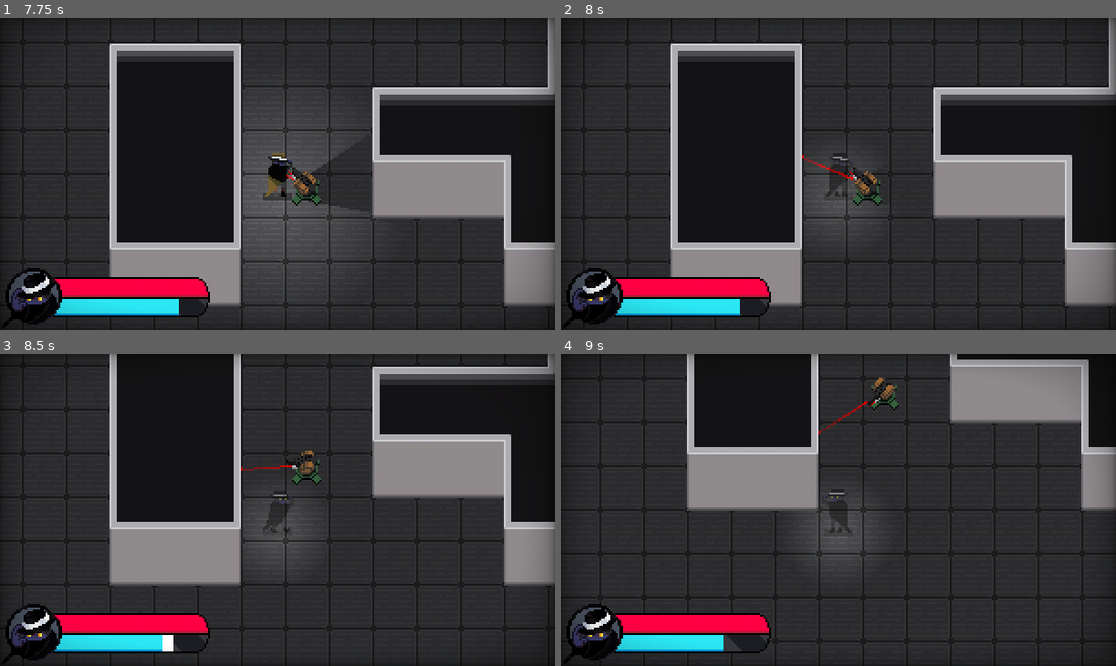
Above: before the commit, frames 1-4 (two rows, left to right).
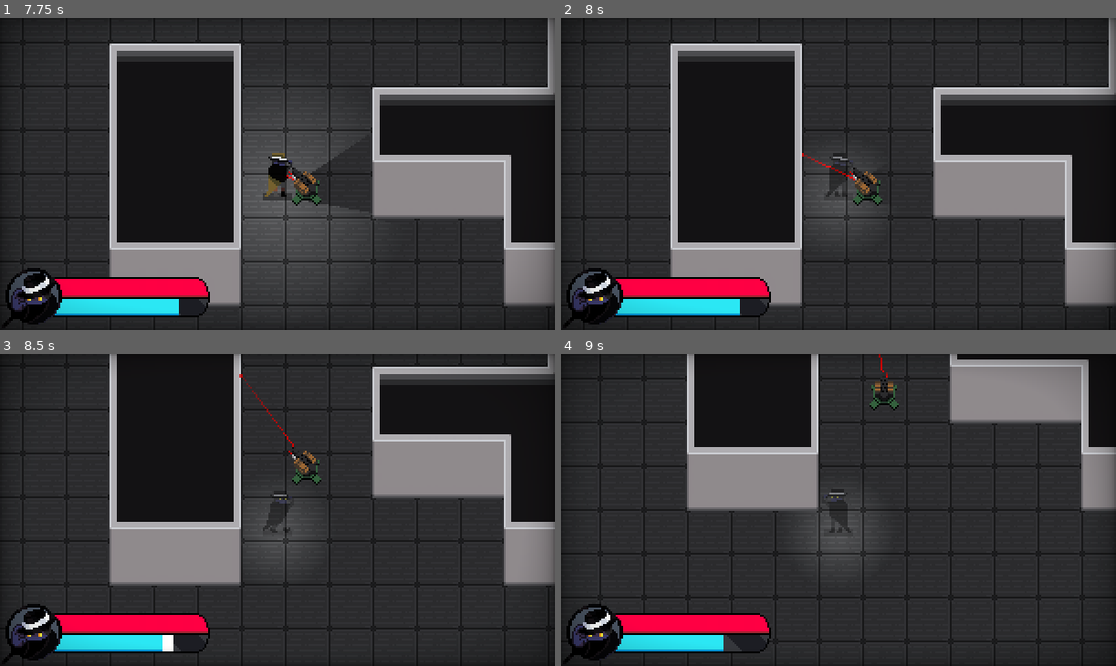
Above: after the commit, the same moments.

Repository: Cabidge/SGD1
Game: Godot game, scene res://assets/Main.tscn
Same seed, same stepped clock (60 frames per second), same inputs: the game is played once before the commit and once after it. The engine's default icon, where the game draws it, is replaced by a stand-in: a white triangle on a blue panel in a dark square.
Inputs (mouse positions are in pixels of both pictures, inside the frame that each line leads up to):
- Up to frame 1 (7.75 s): tap Enter at 0.5 s; move the mouse to (249, 236) at 0.52 s; press the mouse at (249, 236) at 0.53 s; hold W (move_up) 0.53-2.03 s; tap Space (ui_select) at 0.77, 1.52, 3.02, 3.77, 4.52, 6.02, 6.77, 7.52 s; move the mouse to (444, 220) at 1.27 s; release the mouse at (444, 220) at 1.28 s; right-click (444, 220) at 1.35 s; move the mouse to (111, 127) at 2.02 s; press the mouse at (111, 127) at 2.03 s; hold A (move_left) 2.03-3.53 s; move the mouse to (305, 174) at 2.77 s; release the mouse at (305, 174) at 2.78 s; right-click (305, 174) at 2.85 s; move the mouse to (194, 96) at 3.52 s; press the mouse at (194, 96) at 3.53 s; hold S (move_down) 3.53-4.28 s; move the mouse to (399, 158) at 4.27 s; release the mouse at (399, 158) at 4.28 s; hold D (move_right) 4.28-5.03 s; right-click (399, 158) at 4.35 s; move the mouse to (166, 189) at 5.02 s; press the mouse at (166, 189) at 5.03 s; hold W (move_up) 5.03-5.78 s; move the mouse to (333, 105) at 5.77 s; release the mouse at (333, 105) at 5.78 s; hold D (move_right) from 5.78 s (still down); right-click (333, 105) at 5.85 s; move the mouse to (249, 236) at 6.52 s; press the mouse at (249, 236) at 6.53 s; move the mouse to (444, 220) at 7.27 s; release the mouse at (444, 220) at 7.28 s; right-click (444, 220) at 7.35 s
- Up to frame 2 (8 s): keep holding D (move_right)
- Up to frame 3 (8.5 s): move the mouse to (111, 463) at 8.02 s; release D (move_right) at 8.03 s; press the mouse at (111, 463) at 8.03 s; hold S (move_down) from 8.03 s (still down)
- Up to frame 4 (9 s): move the mouse to (866, 510) at 8.77 s; release S (move_down) at 8.78 s; release the mouse at (866, 510) at 8.78 s; hold A (move_left) from 8.78 s (still down); right-click (866, 510) at 8.85 s

Frame 1 is identical in both runs. In frame 2, 0.1% of the frame differs, in the area x 43-53%, y 43-53%; in frame 3, 0.3%, in the area x 43-58%, y 6-39%; in frame 4, 0.3%.

Commit message:
Patched turret loopy angle problem

Diff:
--- a/assets/turret/Turret.gd
+++ b/assets/turret/Turret.gd
@@ -69,6 +69,7 @@
 	yield(get_tree().create_timer(0.1),"timeout")
 	sprite.fire = false
 
+
 func can_see(body : PhysicsBody2D):
 	los.cast_to = body.global_position - los.global_position
 	los.force_raycast_update()
--- a/assets/turret/TurretSM.gd
+++ b/assets/turret/TurretSM.gd
@@ -34,6 +34,8 @@
 	match old:
 		states.scan:
 			parent.scan_stop()
+		states.alert:
+			parent.angle = fposmod(parent.angle, 2 * PI)
 
 
 func angle_to_player():
